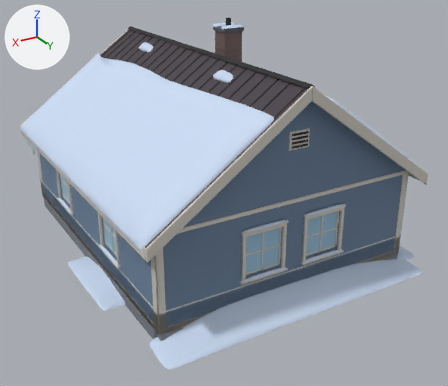
The Blender file winter-survival/blender/sources/house_small_A__wood_blue.blend as it was, and as the next commit left it.
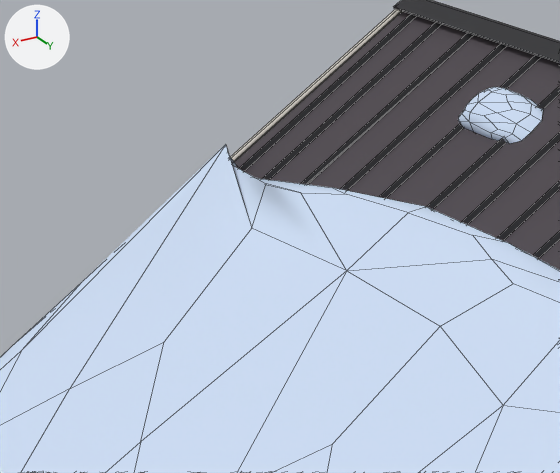
Each version appears first whole from a 50 mm camera at (9.39, 17.05, 9.71) aimed at (-0.57, 0.46, 1.42), and next in a close-up on the part from 13% to 35% of the width and 7% to 28% of the height. Every picture has the same lights, and +X, +Y and +Z are marked at upper left. The first two pictures are the older version. The close-ups show mesh edges as thin lines. Objects named as collision shapes, trigger or cutter boxes, shadow casters or lower levels of detail are left out.

Before the edit, the objects in view are built like this:
```python
me_roof = bpy.data.meshes.new('Roof')
me_roof.from_pydata(...)  # 2128 vertices, 1720 faces; spans x -4.61..4.61, y -7.53..5.55, z 2.37..7.17
me_roof.materials.append(mat_palette_vcol)
ob_roof = bpy.data.objects.new('Roof', me_roof)
ob_roof.location = (0.0, 0.0, 0.0)
```
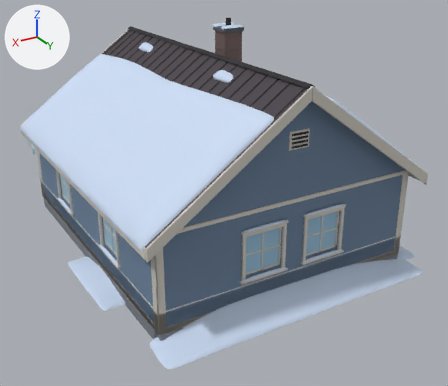
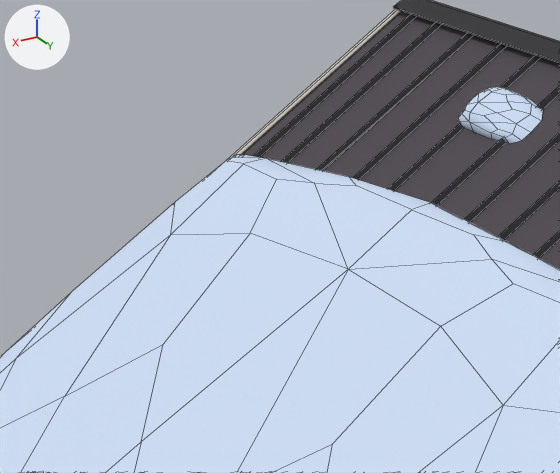
Boxes [x1, y1, x2, y2] around the edits, measured in the close-ups (560 x 473 px):
part 1 of me_roof, cut back
    before: [0, 144, 513, 473]
    after: [0, 155, 513, 473]

The change, as a list of edits to the scene's bpy script:
```text
Change me_roof:
    used by ob_roof; location = (0.0, 0.0, 0.0)
    remove me_roof.from_pydata(...)  # 2128 vertices, 1720 faces; spans x -4.61..4.61, y -7.53..5.55, z 2.37..7.17
    add me_roof.from_pydata(...)  # 2168 vertices, 1781 faces; spans x -4.61..4.61, y -7.53..5.55, z 2.37..7.17
    me_roof part 1
    20 vertices are removed from x -0.99..1.5, y -5.42..-3.95, z 5.09..5.42
    44 faces are deleted
    3 vertices in x -1.0..-0.84, y -5.4..-2.63, z 5.51..5.58 move by (0.02, 0.0, 0.01)
    3 vertices in x 1.09..1.29, y -2.63..-2.62, z 5.33..5.43 move by (-0.03, 0.0, 0.02)
    59 vertices move from x -3.34..3.47, y -5.42..-2.48, z 3.89..5.68 to x -3.83..3.89, y -5.41..-2.48, z 3.26..5.66
    48 vertices are added at x -4.37..4.38, y -7.42..5.29, z 2.74..5.51
    7 new vertices lie (-0.12, 0.0, 0.07) away from vertices in x 4.51, y -3.89..3.89, z 2.83
    5 new vertices lie (0.0, 0.09, 0.01) away from vertices in x -1.8..1.8, y -7.51, z 2.73
    105 new faces join them
```
